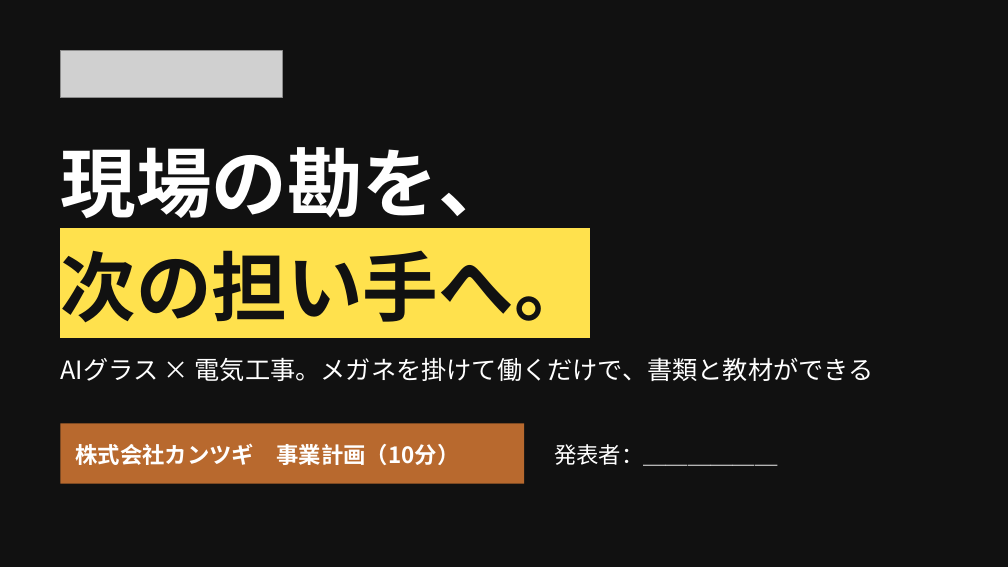
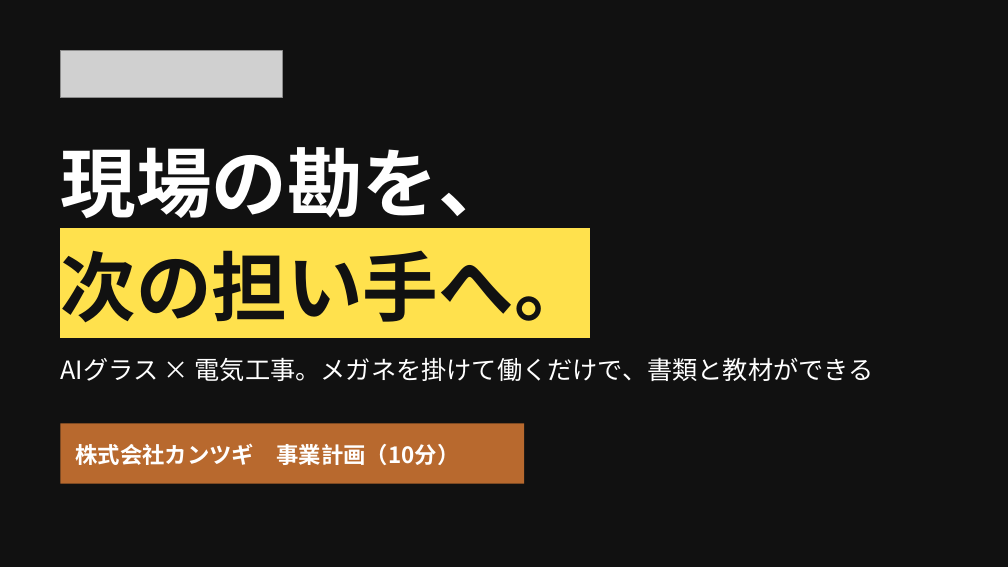
Before and after one commit to SEITOSHIKI/-ai-commute-audio-, a slide deck: slide 1 of deck/カンツギ_事業計画書_10分16枚版.pptx. Drawn at 1008x567 pixels with LibreOffice and Linux fonts; fonts in the diff are those of the drawing; grey boxes stand for pictures. Boxes give left, top, right and bottom in pixels: in the first picture for what was removed or moved away, otherwise in the second. Text is boxed around its words. In the diff, an @@ line names an element or a change of style, - is before the commit and + after.

```diff
--- a/deck/カンツギ_事業計画書_10分16枚版.pptx
+++ b/deck/カンツギ_事業計画書_10分16枚版.pptx
@@ text removed at (554, 444, 777, 466) @@
-発表者：＿＿＿＿＿＿
```
Also in this commit, not shown: 19 other files.
